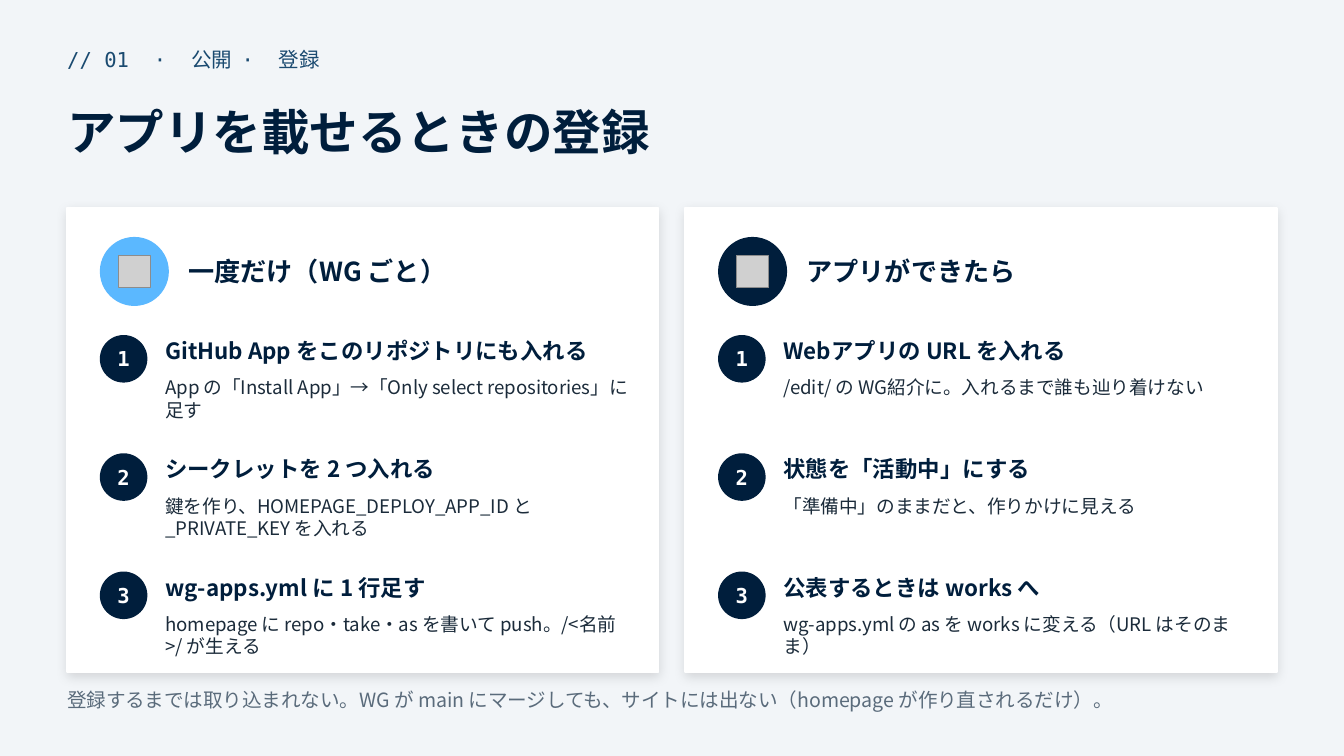
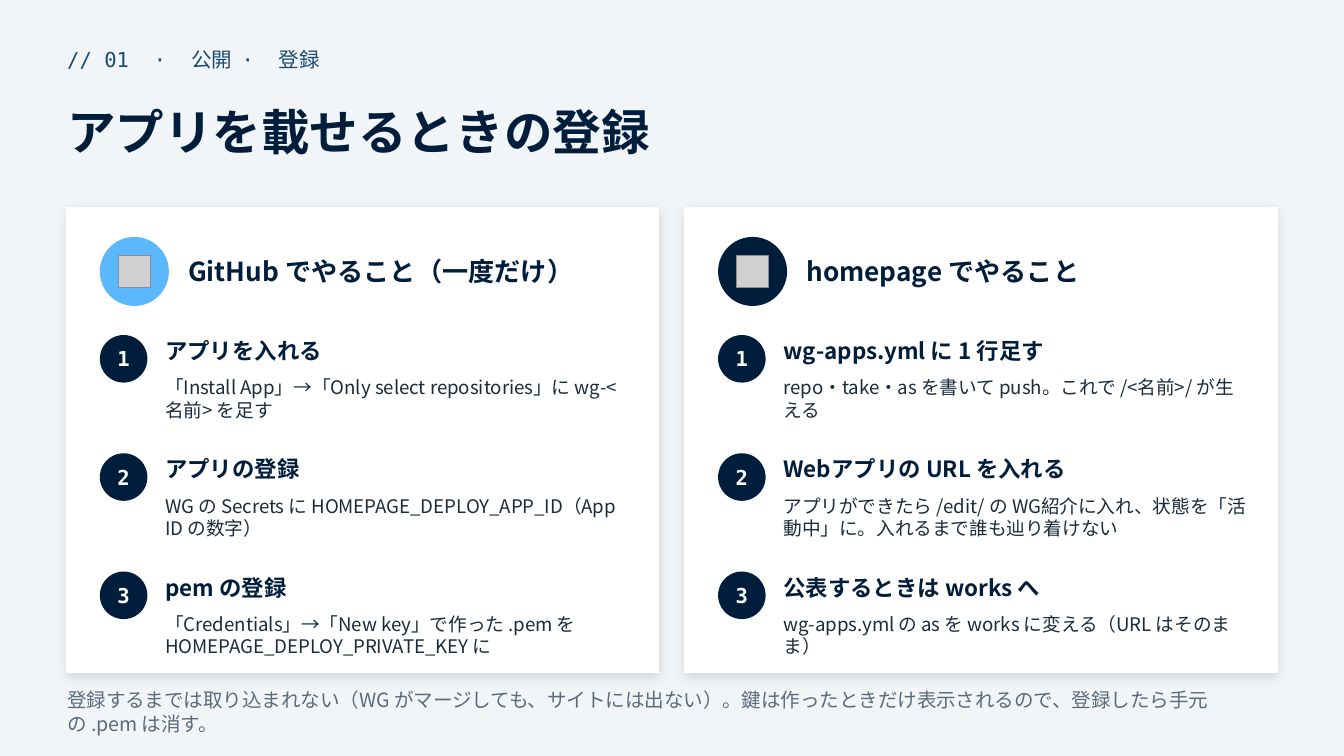
Before and after one commit to funITclub/homepage, a slide deck: slide 11 of static/guide/01_リポジトリの作り方と運用.pptx. Drawn at 1344x756 pixels with LibreOffice and Linux fonts; fonts in the diff are those of the drawing; grey boxes stand for pictures. Boxes give left, top, right and bottom in pixels: in the first picture for what was removed or moved away, otherwise in the second. Text is boxed around its words. In the diff, an @@ line names an element or a change of style, - is before the commit and + after.

```diff
--- a/static/guide/01_リポジトリの作り方と運用.pptx
+++ b/static/guide/01_リポジトリの作り方と運用.pptx
@@ text at box(188, 258, 573, 284): text changed @@
-一度だけ（WG ごと）
+GitHub でやること（一度だけ）
@@ text at box(806, 259, 1079, 288): text changed @@
-アプリができたら
+homepage でやること
@@ text at box(165, 340, 322, 361): text changed @@
-GitHub App をこのリポジトリにも入れる
+アプリを入れる
@@ text at box(783, 340, 1044, 365): text changed @@
-Webアプリの URL を入れる
+wg-apps.yml に 1 行足す
@@ text at box(165, 378, 617, 419): text changed @@
-App の「Install App」→「Only select repositories」に足す
+「Install App」→「Only select repositories」に wg-<名前> を足す
@@ text at box(783, 378, 1234, 418): text changed @@
-/edit/ の WG紹介に。入れるまで誰も辿り着けない
+repo・take・as を書いて push。これで /<名前>/ が生える
@@ text at box(165, 458, 299, 479): text changed @@
-シークレットを 2 つ入れる
+アプリの登録
@@ text at box(783, 458, 1066, 479): text changed @@
-状態を「活動中」にする
+Webアプリの URL を入れる
@@ text at box(165, 497, 617, 537): text changed @@
-鍵を作り、HOMEPAGE_DEPLOY_APP_ID と _PRIVATE_KEY を入れる
+WG の Secrets に HOMEPAGE_DEPLOY_APP_ID（App ID の数字）
@@ text at box(783, 497, 1246, 537): text changed @@
-「準備中」のままだと、作りかけに見える
+アプリができたら /edit/ の WG紹介に入れ、状態を「活動中」に。入れるまで誰も辿り着けない
@@ text at box(165, 577, 286, 601): text changed @@
-wg-apps.yml に 1 行足す
+pem の登録
@@ text at box(165, 615, 576, 656): text changed @@
-homepage に repo・take・as を書いて push。/<名前>/ が生える
+「Credentials」→「New key」で作った .pem を HOMEPAGE_DEPLOY_PRIVATE_KEY に
@@ text at box(67, 690, 1208, 736): text changed @@
-登録するまでは取り込まれない。WG が main にマージしても、サイトには出ない（homepage が作り直されるだけ）。
+登録するまでは取り込まれない（WG がマージしても、サイトには出ない）。鍵は作ったときだけ表示されるので、登録したら手元の .pem は消す。
```
Also in this commit, not shown: 2 other files.
